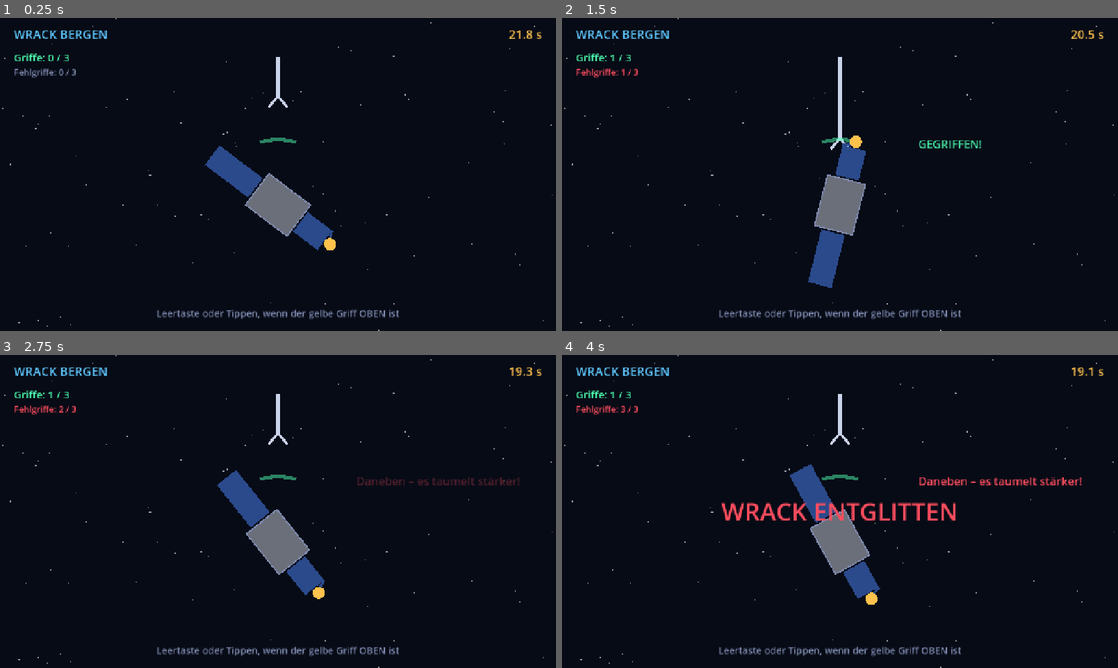
Above: before the commit, frames 1-4 (two rows, left to right).
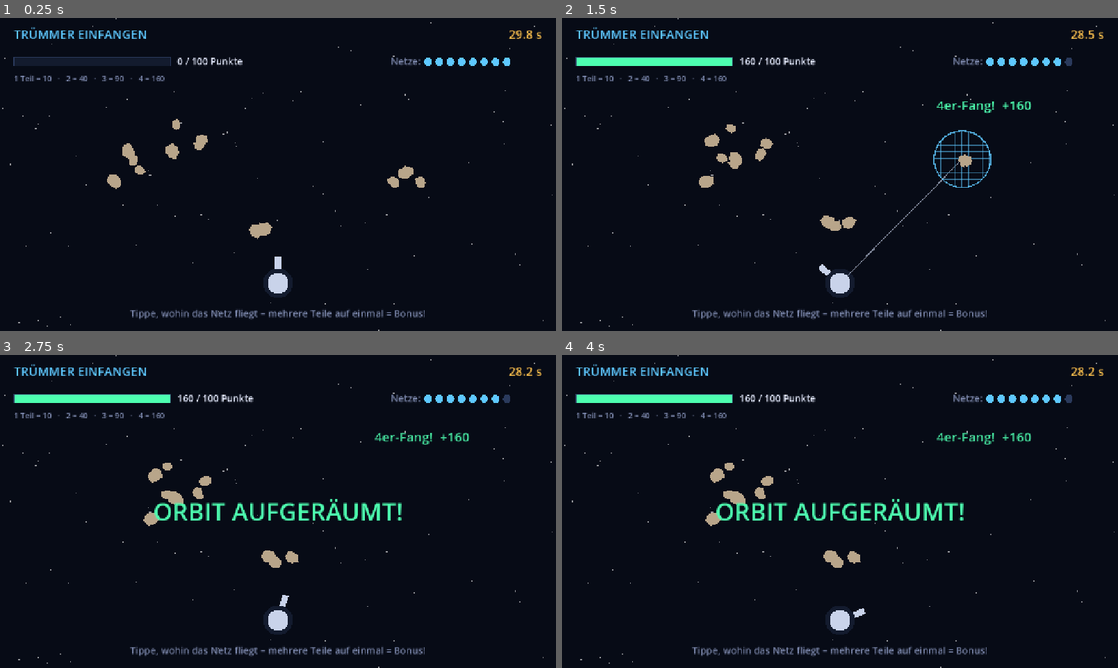
Above: after the commit, the same moments.

Repository: Isaac-davila/jku-space
Game: Godot game, scene res://scenes/minigames/capture/capture.tscn
Same seed, same stepped clock (60 frames per second), same inputs: the game is played once before the commit and once after it. This scene is started directly instead of the project's main scene.
Inputs (mouse positions are in pixels of both pictures, inside the frame that each line leads up to):
- Up to frame 1 (0.25 s): no input
- Up to frame 2 (1.5 s): tap Enter at 0.5 s; move the mouse to (962, 158) at 0.52 s; hold D (move_right) 0.53-1.28 s; hold Space (interact) 0.53-1.28 s; click (962, 158) at 0.67 s; move the mouse to (728, 190) at 1.27 s; hold S (move_down) from 1.28 s (still down); tap Space (interact) at 1.35 s; click (728, 190) at 1.42 s
- Up to frame 3 (2.75 s): move the mouse to (333, 442) at 2.02 s; release S (move_down) at 2.03 s; hold D (move_right) from 2.03 s (still down); hold Space (interact) from 2.03 s (still down); tap E at 2.1 s; click (333, 442) at 2.17 s
- Up to frame 4 (4 s): move the mouse to (812, 574) at 2.77 s; release D (move_right) at 2.78 s; release Space (interact) at 2.78 s; hold W (move_up) 2.78-3.53 s; tap Enter at 2.85 s; click (812, 574) at 2.92 s; tap Space (interact) at 3.05, 3.5 s; move the mouse to (1006, 558) at 3.52 s; hold A (move_left) from 3.53 s (still down); hold Space (interact) from 3.53 s (still down); click (1006, 558) at 3.67 s

The runs differ from the first frame. In frame 1, 5.9% of the frame differs, in the area x 2-94%, y 2-97%; in frame 2, 7.3%; in frame 3, 8.0%; in frame 4, 8.6%, in the area x 2-96%, y 2-97%.

Commit message:
Minispiel 5: Wrack bergen → Trümmer einfangen mit Netzen und Kombo-Punkten
Co-Authored-By: Claude Opus 5.5 <noreply@anthropic.com>
Claude-Session: https://claude.ai/code/session_01QXFXsQhGLuei6RznqMua8p

Diff:
--- a/autoload/game_state.gd
+++ b/autoload/game_state.gd
@@ -43,9 +43,9 @@
 		"scene": "res://scenes/minigames/comms/comms.tscn",
 	},
 	"capture": {
-		"title": "Wrack bergen",
+		"title": "Trümmer einfangen",
 		"room": "ROBOTIK",
-		"alarm": "Taumelndes Wrack auf Kollisionskurs – Greifarm!",
+		"alarm": "Trümmerschwarm in Reichweite – Netzwerfer bereit!",
 		"scene": "res://scenes/minigames/capture/capture.tscn",
 	},
 }
--- a/scenes/minigames/capture/capture.gd
+++ b/scenes/minigames/capture/capture.gd
@@ -1,87 +1,196 @@
 extends Minigame
-## WRACK BERGEN – Ein taumelnder toter Satellit. Zugreifen, wenn der gelbe
-## Haltegriff oben beim Greifarm ist. 3 Griffe = stabilisiert.
-## Echter Hintergrund: Missionen wie ClearSpace-1 / RemoveDEBRIS. Owner: Rolle 5
+## TRÜMMER EINFANGEN – Netze auf Trümmergruppen werfen. Je mehr Teile ein Netz
+## gleichzeitig fängt, desto mehr Punkte (Multiplikator). Ziel: 100 Punkte.
+## Echter Hintergrund: RemoveDEBRIS hat 2018 ein Netz im All getestet. Owner: Rolle 5
 
-const CENTER := Vector2(640, 430)
-const CLAW_TOP := Vector2(640, 90)
-const GRAB_WINDOW := 0.28   # rad Toleranz
-const NEED := 3
-const MAX_MISS := 3
+const LAUNCHER := Vector2(640, 610)
+const NET_SPEED := 1100.0
+const NET_RADIUS := 85.0
+const OPEN_TIME := 0.3       # Sekunden, bis das Netz ganz offen ist
+const PULL_TIME := 0.45      # Sekunden, in denen das Netz zuzieht
+const GOAL := 100
+const NETS := 8
+const POINTS_PER_PIECE := 10 # Punkte = 10 × Anzahl × Anzahl → 10 / 40 / 90 / 160
+const MIN_PIECES := 9
 
-var angle := 0.0
-var ang_vel := 2.4
-var grabs := 0
-var misses := 0
-var claw_t := 0.0
-var feedback := ""
-var feedback_col := Pal.TEXT
-var feedback_t := 0.0
+var pieces: Array[Dictionary] = []
+var net: Dictionary = {}     # leer = kein Netz unterwegs
+var nets_left := NETS
+var score := 0
+var popups: Array[Dictionary] = []
 
 
 func _init() -> void:
-	title = "Wrack bergen"
-	instructions = "Leertaste oder Tippen, wenn der gelbe Griff OBEN ist"
-	time_limit = 22.0
+	title = "Trümmer einfangen"
+	instructions = "Tippe, wohin das Netz fliegt – mehrere Teile auf einmal = Bonus!"
+	time_limit = 30.0
+
+
+func start() -> void:
+	for i in 4:
+		_spawn_cluster(Vector2(randf_range(180, 1100), randf_range(160, 460)))
+
+
+## Erzeugt eine Gruppe aus 2–4 Teilen, die gemeinsam treiben.
+func _spawn_cluster(center: Vector2) -> void:
+	var drift := Vector2(randf_range(-70, 70), randf_range(-20, 20))
+	for k in randi_range(2, 4):
+		pieces.append({
+			"pos": center + Vector2(randf_range(-55, 55), randf_range(-40, 40)),
+			"vel": drift + Vector2(randf_range(-12, 12), randf_range(-12, 12)),
+			"r": randf_range(10, 20),
+			"rot": randf() * TAU,
+			"spin": randf_range(-3, 3),
+			"seed": randf() * 10.0,
+		})
 
 
 func tick(delta: float) -> void:
-	var wobble := 1.0 + 0.35 * sin(elapsed * 1.7)
-	angle = wrapf(angle + ang_vel * wobble * delta, -PI, PI)
-	claw_t = maxf(claw_t - delta, 0.0)
-	feedback_t = maxf(feedback_t - delta, 0.0)
+	for p in pieces:
+		p.pos += p.vel * delta
+		p.rot += p.spin * delta
+		if p.pos.x < -40:
+			p.pos.x = VIEW.x + 40
+		elif p.pos.x > VIEW.x + 40:
+			p.pos.x = -40
+		if p.pos.y < 120 or p.pos.y > 520:
+			p.vel.y = -p.vel.y
+			p.pos.y = clampf(p.pos.y, 120, 520)
+
+	if pieces.size() < MIN_PIECES:
+		var side := -60.0 if randf() < 0.5 else VIEW.x + 60.0
+		_spawn_cluster(Vector2(side, randf_range(160, 460)))
+
+	for pop in popups:
+		pop.t -= delta
+		pop.pos.y -= 40.0 * delta
+	popups = popups.filter(func(pop): return pop.t > 0.0)
+
+	if not net.is_empty():
+		_update_net(delta)
+
+
+func _update_net(delta: float) -> void:
+	if net.state == "fly":
+		net.pos = net.pos.move_toward(net.target, NET_SPEED * delta)
+		if net.pos.distance_to(net.target) < 1.0:
+			net.state = "open"
+			net.t = 0.0
+			_catch()
+	else:
+		net.t += delta
+		var pull: float = clampf((net.t - OPEN_TIME) / PULL_TIME, 0.0, 1.0)
+		for c in net.caught:
+			c.pos = c.pos.lerp(net.pos, pull)
+		if net.t >= OPEN_TIME + PULL_TIME:
+			net = {}
+			_check_end()
+
+
+## Alles im Netzradius wird gefangen und gewertet.
+func _catch() -> void:
+	var caught: Array = []
+	for i in range(pieces.size() - 1, -1, -1):
+		if pieces[i].pos.distance_to(net.pos) < NET_RADIUS + pieces[i].r * 0.5:
+			caught.append(pieces[i])
+			pieces.remove_at(i)
+	net.caught = caught
+	var n := caught.size()
+	var pts := POINTS_PER_PIECE * n * n
+	score += pts
+	var text := "Daneben!"
+	var col := Pal.DIM
+	if n == 1:
+		text = "+%d" % pts
+		col = Pal.TEXT
+	elif n >= 2:
+		text = "%der-Fang!  +%d" % [n, pts]
+		col = Pal.WARN if n == 2 else Pal.OK
+	popups.append({"pos": net.pos + Vector2(-60, -NET_RADIUS - 10), "text": text, "col": col, "t": 1.2})
+
+
+func _check_end() -> void:
+	if score >= GOAL:
+		finish(true, "ORBIT AUFGERÄUMT!")
+	elif nets_left <= 0:
+		finish(false, "KEINE NETZE MEHR")
+
+
+func on_timeout() -> void:
+	if score >= GOAL:
+		finish(true, "ORBIT AUFGERÄUMT!")
+	else:
+		finish(false, "ZEIT ABGELAUFEN")
 
 
 func _unhandled_input(event: InputEvent) -> void:
-	if done:
-		return
-	if not (is_click(event) or event.is_action_pressed("interact")):
-		return
-	if claw_t > 0.0:
-		return
-	claw_t = 0.45
-	# Griff sitzt lokal bei Winkel 0 → zeigt nach oben, wenn angle == -PI/2
-	var diff := absf(wrapf(angle + PI / 2.0, -PI, PI))
-	if diff < GRAB_WINDOW:
-		grabs += 1
-		ang_vel *= 0.65
-		_feedback("GEGRIFFEN!", Pal.OK)
-		if grabs >= NEED:
-			finish(true, "WRACK STABILISIERT")
-	else:
-		misses += 1
-		ang_vel *= 1.2
-		_feedback("Daneben – es taumelt stärker!", Pal.ALERT)
-		if misses >= MAX_MISS:
-			finish(false, "WRACK ENTGLITTEN")
+	if is_click(event):
+		throw_at(get_global_mouse_position())
 
 
-func _feedback(text: String, col: Color) -> void:
-	feedback = text
-	feedback_col = col
-	feedback_t = 1.0
+## Wirft ein Netz Richtung p (nur eins gleichzeitig).
+func throw_at(p: Vector2) -> void:
+	if done or not net.is_empty() or nets_left <= 0:
+		return
+	nets_left -= 1
+	net = {"pos": LAUNCHER, "target": Vector2(p.x, minf(p.y, 540.0)), "state": "fly", "t": 0.0, "caught": []}
 
+
+# --- Zeichnen ----------------------------------------------------------------
 
 func _draw() -> void:
 	draw_stars()
-	# Greifarm
-	var ext := sin(clampf(claw_t / 0.45, 0.0, 1.0) * PI) * 120.0
-	var claw_end := CLAW_TOP + Vector2(0, 90 + ext)
-	draw_line(CLAW_TOP, claw_end, Pal.HULL, 10.0)
-	draw_line(claw_end, claw_end + Vector2(-22, 26), Pal.HULL, 6.0)
-	draw_line(claw_end, claw_end + Vector2(22, 26), Pal.HULL, 6.0)
-	# Zielzone
-	draw_arc(CENTER, 150, -PI / 2.0 - GRAB_WINDOW, -PI / 2.0 + GRAB_WINDOW, 16, Color(Pal.OK, 0.5), 8.0)
-	# Wrack
-	draw_set_transform(CENTER, angle, Vector2.ONE)
-	draw_rect(Rect2(-60, -45, 120, 90), Color("6b6f7a"))
-	draw_rect(Rect2(-60, -45, 120, 90), Pal.DIM, false, 3.0)
-	draw_rect(Rect2(-190, -28, 125, 56), Color("2b4a8c"))
-	draw_rect(Rect2(65, -28, 70, 56), Color("2b4a8c"))           # abgebrochenes Panel
-	draw_line(Vector2(135, -28), Vector2(150, 10), Color("2b4a8c"), 6.0)
-	draw_circle(Vector2(150, 0), 14, Pal.WARN)                    # Haltegriff (lokal Winkel 0)
-	draw_set_transform(Vector2.ZERO, 0.0, Vector2.ONE)
-	draw_text(Vector2(32, 100), "Griffe: %d / %d" % [grabs, NEED], 24, Pal.OK)
-	draw_text(Vector2(32, 132), "Fehlgriffe: %d / %d" % [misses, MAX_MISS], 20, Pal.ALERT if misses > 0 else Pal.DIM)
-	if feedback_t > 0.0:
-		draw_text(Vector2(820, 300), feedback, 26, Color(feedback_col, feedback_t))
+	for p in pieces:
+		draw_debris(p.pos, p.r, p.rot, Pal.DEBRIS, p.seed)
+
+	# Werfer zeigt Richtung Maus
+	var aim := (get_global_mouse_position() - LAUNCHER).normalized()
+	if aim.y > -0.2:
+		aim = Vector2(aim.x, -0.2).normalized()
+	draw_line(LAUNCHER, LAUNCHER + aim * 60.0, Pal.HULL, 14.0)
+	draw_circle(LAUNCHER, 34, Pal.PANEL)
+	draw_circle(LAUNCHER, 24, Pal.HULL)
+
+	if not net.is_empty():
+		_draw_net()
+
+	for pop in popups:
+		draw_text(pop.pos, pop.text, 30, Color(pop.col, clampf(pop.t * 2.0, 0.0, 1.0)))
+
+	# Punkte-Balken
+	var bar := Rect2(32, 90, 360, 20)
+	draw_rect(bar, Pal.PANEL)
+	draw_rect(Rect2(bar.position, Vector2(bar.size.x * minf(float(score) / GOAL, 1.0), bar.size.y)), Pal.OK)
+	draw_rect(bar, Pal.LINE, false, 2.0)
+	draw_text(Vector2(408, 108), "%d / %d Punkte" % [score, GOAL], 22, Pal.TEXT)
+	draw_text(Vector2(32, 146), "1 Teil = 10   ·   2 = 40   ·   3 = 90   ·   4 = 160", 18, Pal.DIM)
+
+	# Verbleibende Netze
+	draw_text(Vector2(900, 108), "Netze:", 22, Pal.DIM)
+	for i in NETS:
+		var c := Pal.ACCENT if i < nets_left else Pal.LINE
+		draw_circle(Vector2(985 + i * 26, 101), 9, c)
+
+
+func _draw_net() -> void:
+	var p: Vector2 = net.pos
+	draw_line(LAUNCHER, p, Color(Pal.HULL, 0.6), 2.0)   # Seil
+	if net.state == "fly":
+		draw_circle(p, 12, Pal.ACCENT)
+		return
+	var open: float = clampf(net.t / OPEN_TIME, 0.0, 1.0)
+	var close: float = clampf((net.t - OPEN_TIME) / PULL_TIME, 0.0, 1.0)
+	var r: float = NET_RADIUS * ease(open, 0.4) * (1.0 - 0.7 * close)
+	if r < 2.0:
+		return
+	var col := Color(Pal.ACCENT, 0.8)
+	draw_arc(p, r, 0, TAU, 32, col, 3.0)
+	var step := 16.0
+	var o := -r + step
+	while o < r:
+		var half := sqrt(r * r - o * o)
+		draw_line(p + Vector2(-half, o), p + Vector2(half, o), Color(col, 0.5), 1.5)
+		draw_line(p + Vector2(o, -half), p + Vector2(o, half), Color(col, 0.5), 1.5)
+		o += step
+	for c in net.caught:
+		draw_debris(c.pos, c.r * (1.0 - 0.5 * close), c.rot, Pal.DEBRIS, c.seed)
--- a/tests/smoke_test.gd
+++ b/tests/smoke_test.gd
@@ -50,6 +50,7 @@
 		print("OK  ", path)
 
 	await _test_laser_lesson()
+	await _test_capture_combo()
 	await _test_full_run()
 
 	if failures.is_empty():
@@ -104,6 +105,24 @@
 	mg.queue_free()
 
 
+## Prüft das Netz: 3 Teile auf einmal fangen = 90 Punkte.
+func _test_capture_combo() -> void:
+	var mg = load("res://scenes/minigames/capture/capture.tscn").instantiate()
+	root.add_child(mg)
+	await process_frame
+	mg.pieces.clear()
+	for k in 3:
+		mg.pieces.append({"pos": Vector2(600 + k * 30, 300), "vel": Vector2.ZERO, "r": 12.0,
+			"rot": 0.0, "spin": 0.0, "seed": 0.0})
+	mg.throw_at(Vector2(630, 300))
+	await create_timer(0.6).timeout
+	_check(mg.score == 90, "Netz: 3er-Fang sollte 90 Punkte geben, war %d" % mg.score)
+	_check(mg.nets_left == mg.NETS - 1, "Netz: Netzzähler falsch")
+	print("OK  Netz-Kombo (%d Punkte)" % mg.score)
+	mg.queue_free()
+	await process_frame
+
+
 ## Spielt einen kompletten Durchlauf: Hub → alle Minispiele → Ending.
 func _test_full_run() -> void:
 	var gs = root.get_node("GameState")
Not shown, changed: STORY.md
